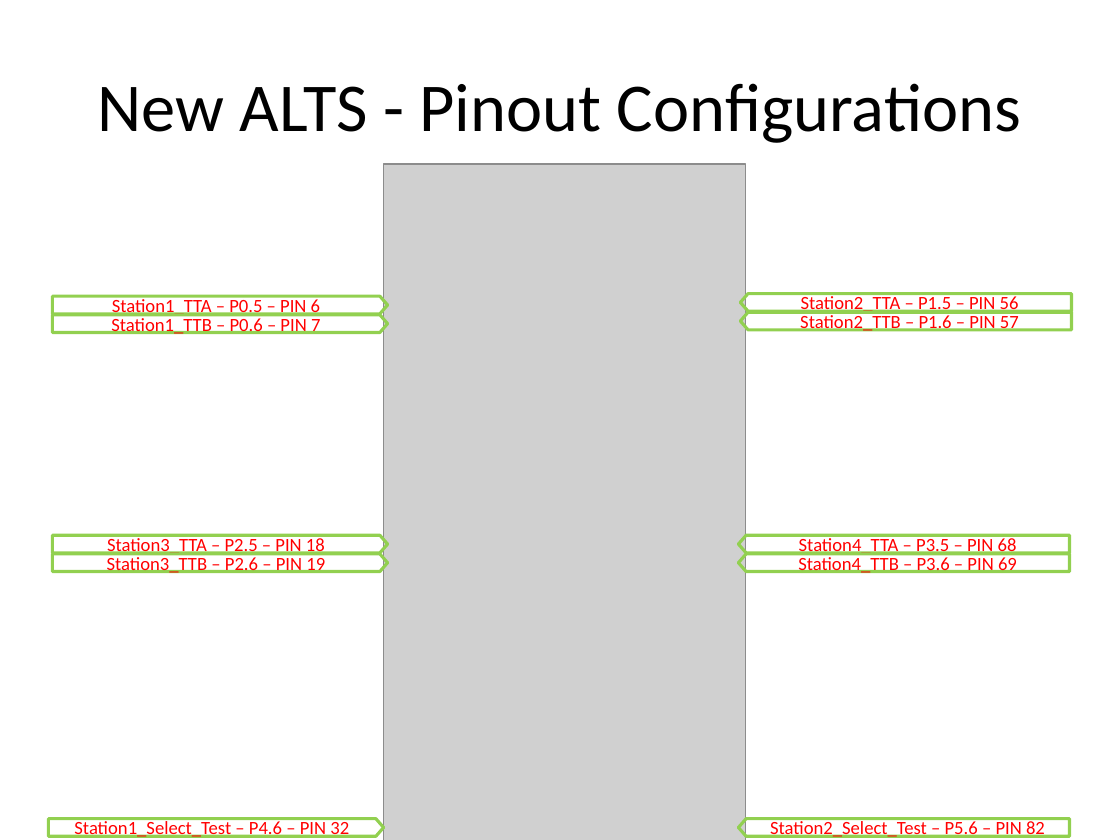
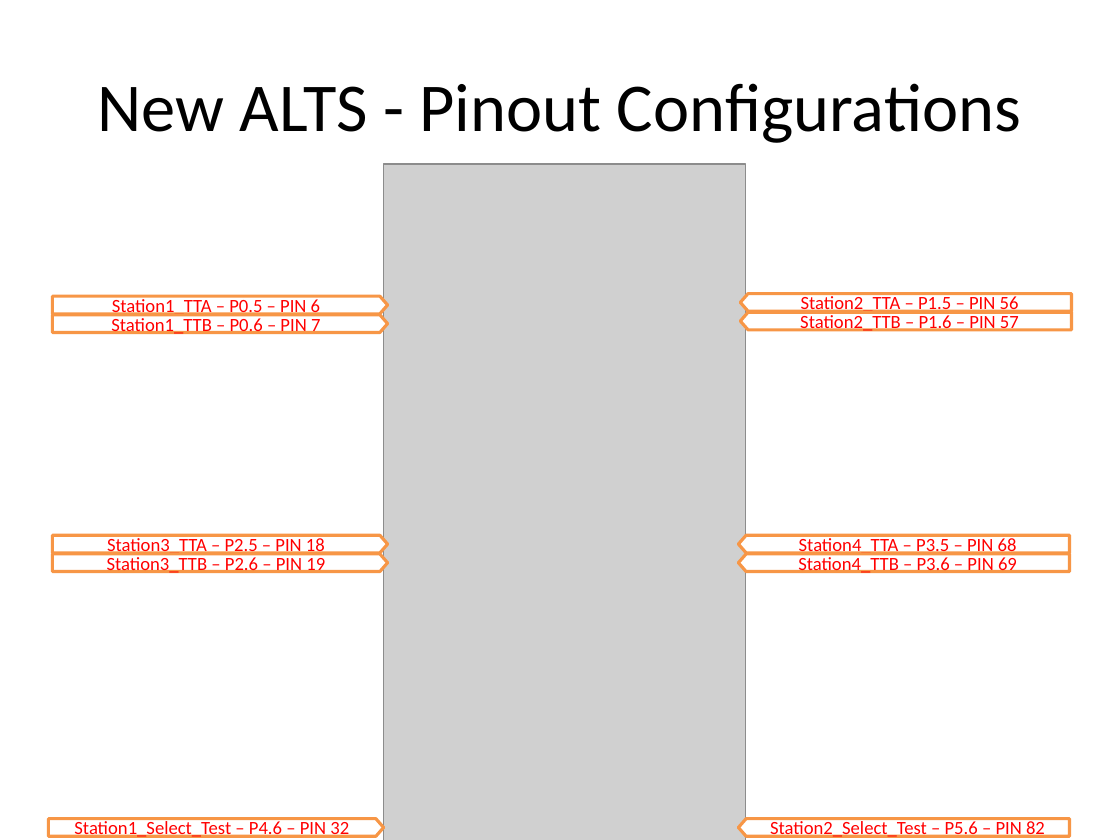
Before and after one commit to Karthi-003/Demo-Project, a slide deck: slide 15 of Documentation/Legacy ALTS vs New ALTS.pptx. Drawn at 1120x840 pixels with LibreOffice and Linux fonts; fonts in the diff are those of the drawing; grey boxes stand for pictures. Boxes give left, top, right and bottom in pixels: in the first picture for what was removed or moved away, otherwise in the second. Text is boxed around its words. In the diff, an @@ line names an element or a change of style, - is before the commit and + after.

```diff
--- a/Documentation/Legacy ALTS vs New ALTS.pptx
+++ b/Documentation/Legacy ALTS vs New ALTS.pptx
@@ fill none to #FFFFFF; outline #92D050 2 pt to #F79646 2 pt in 10 elements at (53,296,388,314), (53,315,388,333), (53,535,388,553), (53,554,388,572), (48,819,383,837), (740,293,1072,311), (740,312,1072,330), (738,535,1070,553), (738,554,1070,572), (738,819,1070,837) @@
```
Also in this commit, not shown: 2 slides added, 18 other files.
